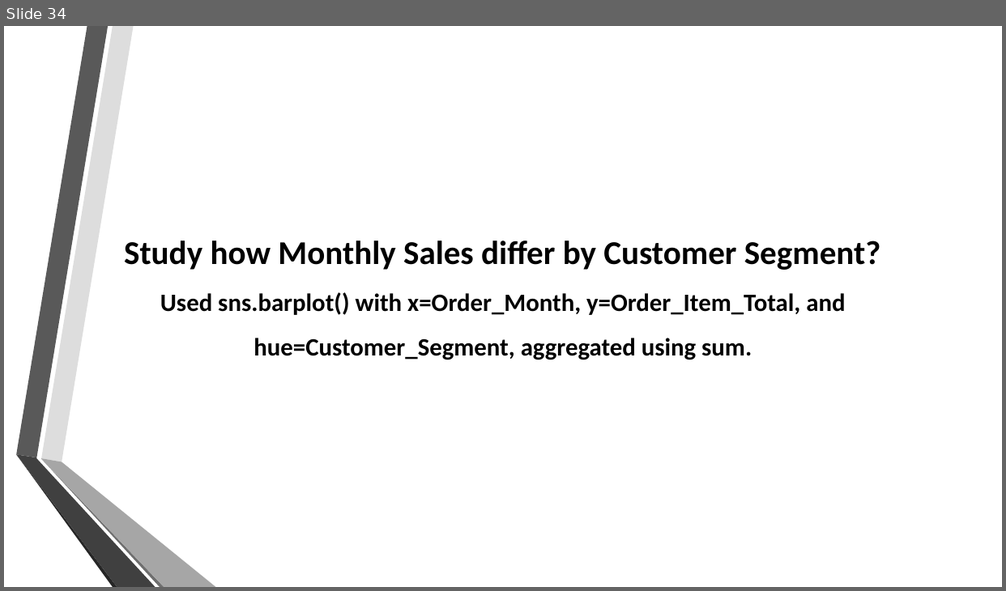
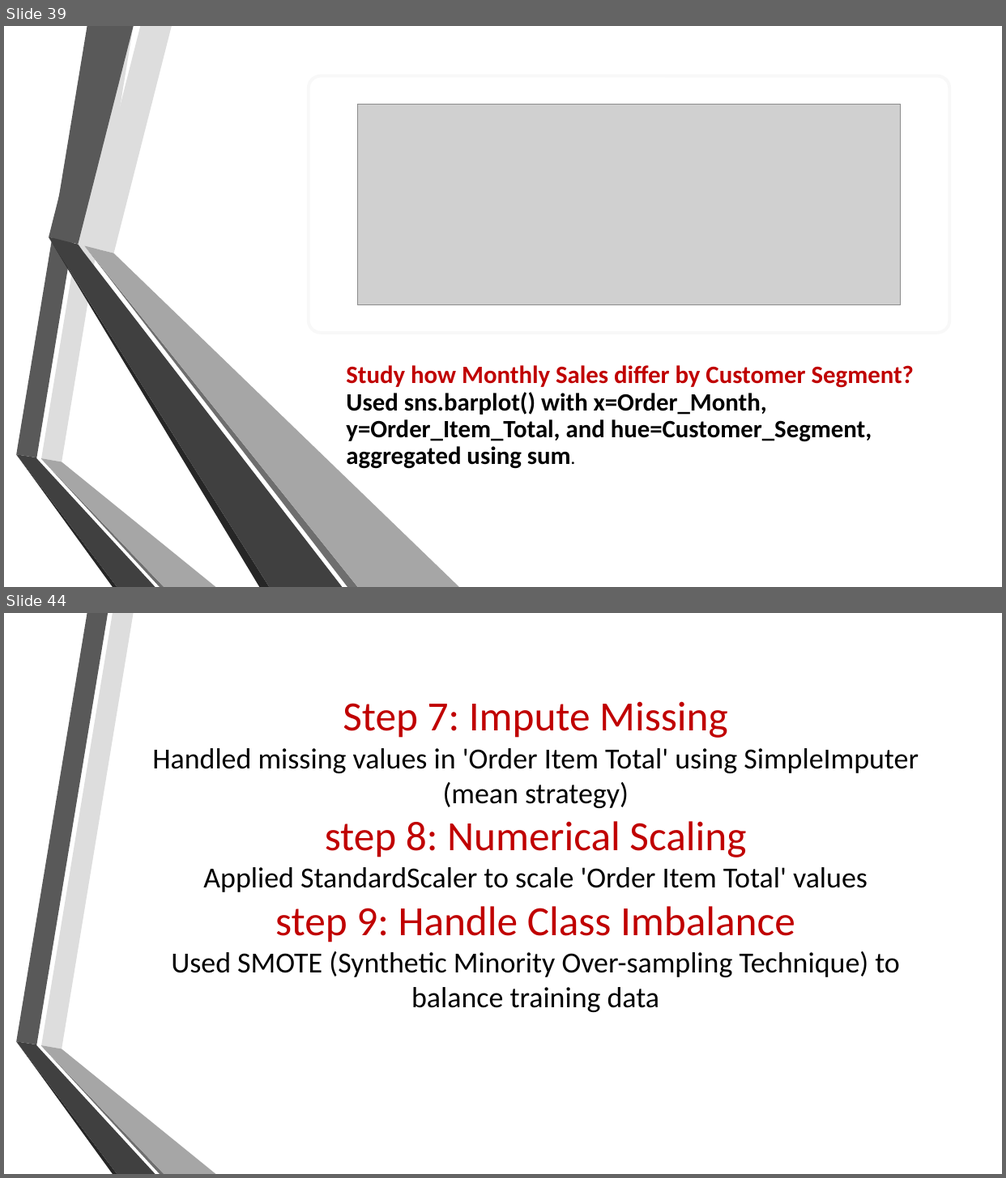
Before and after one commit to mariam530/supply-chain-project, a slide deck: New Microsoft PowerPoint Presentation.pptx. Shown one above the other, each under a label of ours: slide 34 before the commit, slides 39 and 44 after it; the slides between them are not shown. The pictures are 1006x591 and 1006x1178 pixels, drawn with LibreOffice and Linux fonts; fonts in the diff are those of the drawing; grey boxes stand for pictures; background and template pictures are left out. Boxes give left, top, right and bottom in pixels: in the first picture for what was removed or moved away, otherwise in the second. Text is boxed around its words. In the diff, an @@ line names an element or a change of style, - is before the commit and + after.

```diff
--- a/New Microsoft PowerPoint Presentation.pptx
+++ b/New Microsoft PowerPoint Presentation.pptx
@@ slide 44 added at [4,613,1002,1174], background picture (left out); not listed: 6 template elements that a slide beside it also shows @@
@@ title added at [152,701,918,1012], 28 pt, text #000000 @@
+Step 7: Impute Missing
+Handled missing values in 'Order Item Total' using SimpleImputer (mean strategy)
+step 8: Numerical Scaling
+Applied StandardScaler to scale 'Order Item Total' values
+step 9: Handle Class Imbalance
+Used SMOTE (Synthetic Minority Over-sampling Technique) to balance training data
@@ what was slide 34 is now slide 39 @@
@@ slide 39 changed as well @@
@@ rounded rectangle added at [309,76,950,333], fill #FFFFFF, outline #BABABA 3 pt @@
@@ picture added at [357,104,900,305] @@
@@ group added at [49,26,460,587]: 6 freeform shapes @@
@@ title "Study how Monthly Sales differ ...": place and size @@
-title "Study how Monthly Sales differ ..." at [124,241,881,361]
+title "Study how Monthly Sales differ ..." at [346,365,914,469]
@@ title "Study how Monthly Sales differ ..." at [346,365,914,469]: size 32 to 24 pt, text colour #000000 to #C00000 in "Study how Monthly Sales differ by Customer ..."; size 24 to 15 pt in "sum."; alignment centre to left; line spacing 1.5 to 0.9; vertical alignment middle to bottom @@
```
Also in this commit, not shown: 9 other slides changed, 10 other slides added.
